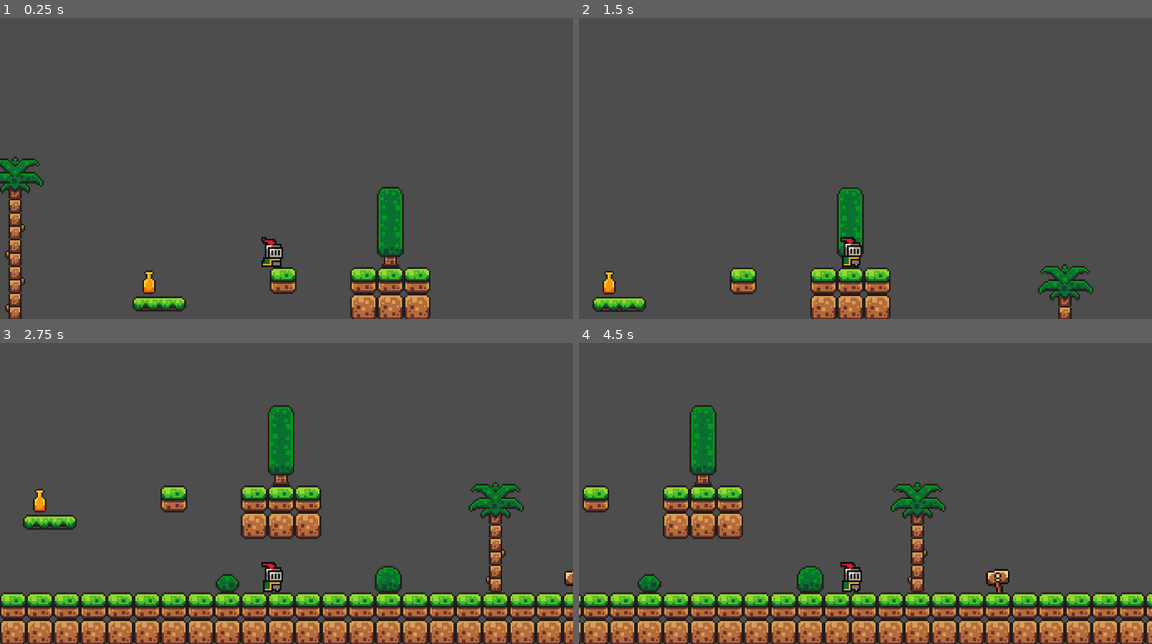
Above: before the commit, frames 1-4 (two rows, left to right).
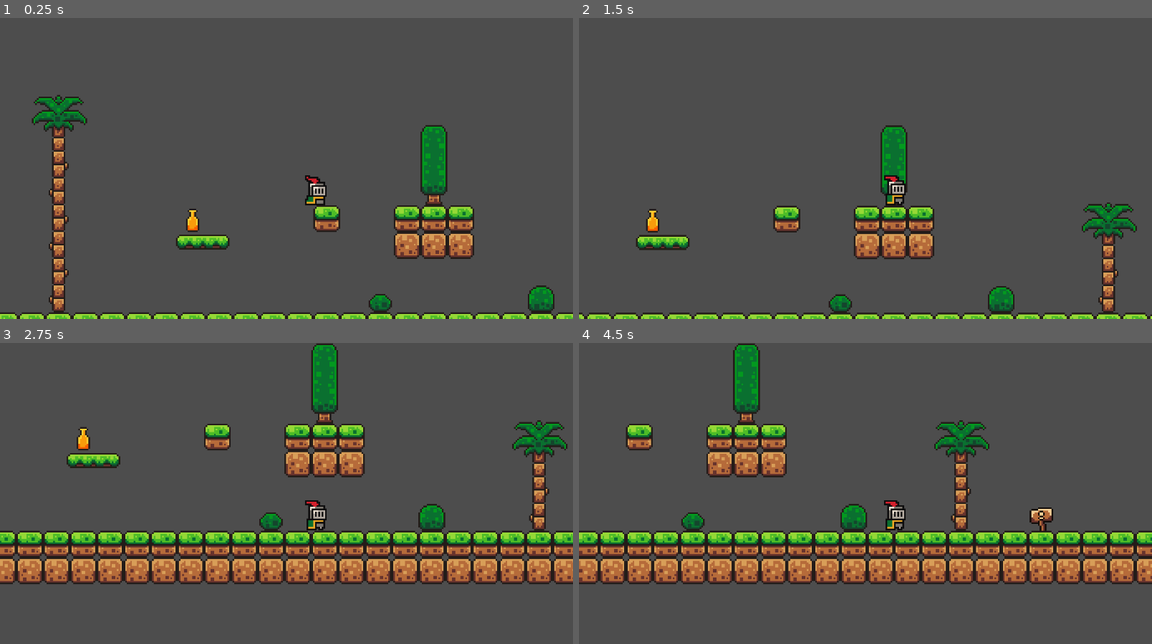
Above: after the commit, the same moments.

Repository: vsaint1/godot-platformer
Game: Godot game, scene res://scenes/main.tscn
The game is run twice, just before and just after one commit, with the same random seed, the same clock (stepped at 60 frames per second) and the same inputs.
Inputs:
- Up to frame 1 (0.25 s): no input
- Up to frame 2 (1.5 s): tap Enter (ui_accept) at 0.5, 0.77 s; hold D (move_right) from 0.53 s (still down)
- Up to frame 3 (2.75 s): tap Enter (ui_accept) at 1.52 s; release D (move_right) at 2.03 s; hold A (move_left) from 2.03 s (still down)
- Up to frame 4 (4.5 s): release A (move_left) at 2.78 s; hold D (move_right) 2.78-4.28 s; tap Enter (ui_accept) at 3.02, 3.77 s; hold A (move_left) from 4.28 s (still down)

The runs differ from the first frame. In frame 1, 15% of the frame differs, in the area x 0-100%, y 25-100%; in frame 2, 13%; in frame 3, 45%, in the area x 0-100%, y 0-100%; in frame 4, 44%.

Commit message:
some fixes

Diff:
--- a/scenes/main.tscn
+++ b/scenes/main.tscn
@@ -269,7 +269,6 @@
 shape = SubResource("CircleShape2D_0wfyh")
 
 [node name="MainCamera" type="Camera2D" parent="Player"]
-position = Vector2(26, -37)
 zoom = Vector2(4, 4)
 
 [node name="Map" type="TileMapLayer" parent="."]
--- a/scripts/player.gd
+++ b/scripts/player.gd
@@ -3,7 +3,6 @@
 const SPEED = 75.0
 
 const JUMP_VELOCITY = -(SPEED * 4)
-
 
 func _physics_process(delta: float) -> void:
 
Not shown, added: README.md
